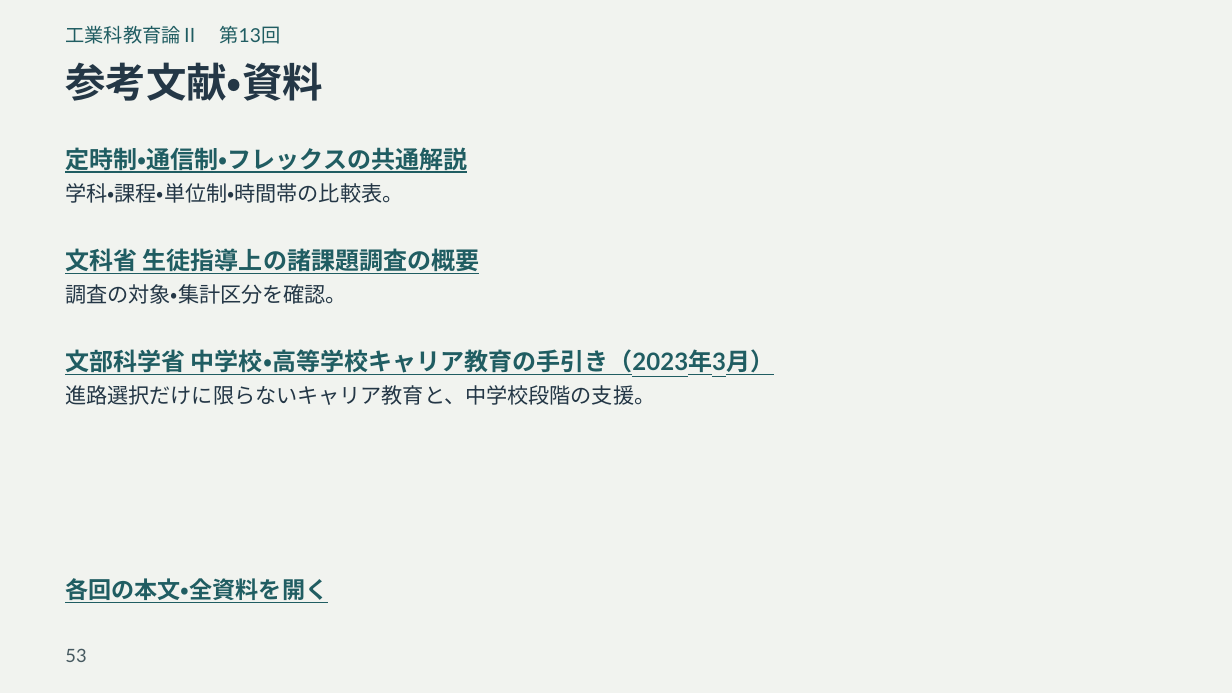
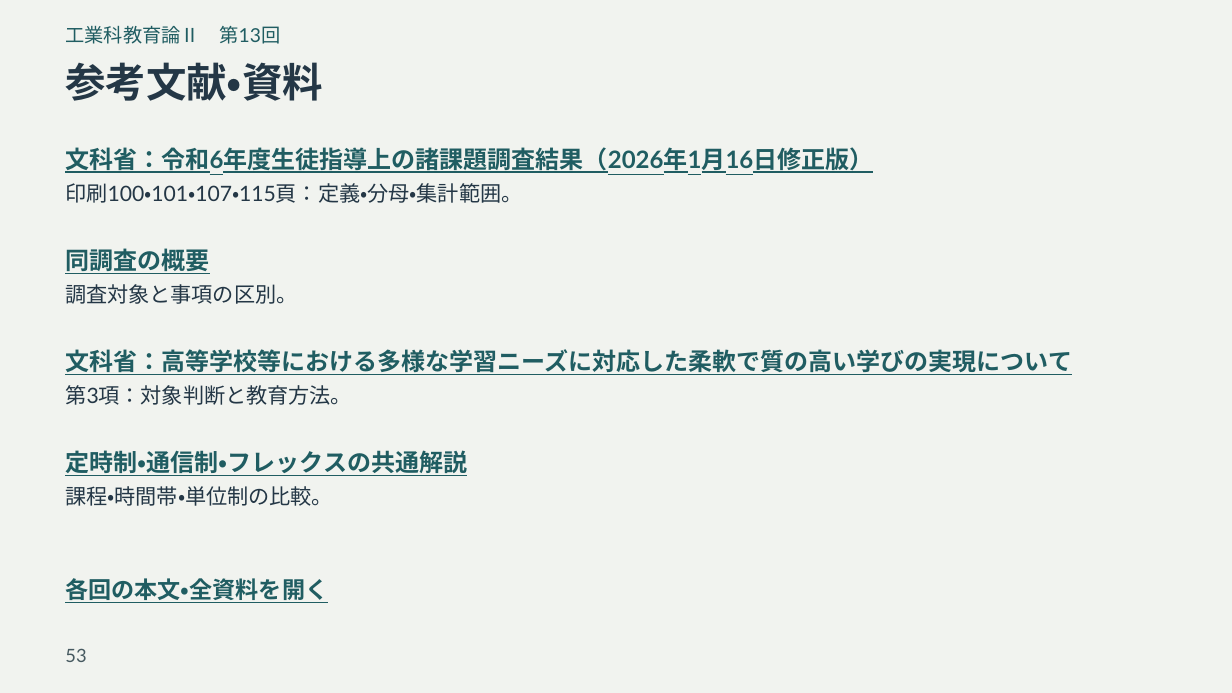
Before and after one commit to zooc-14calbp/industrial-education-ii, a slide deck: slide 53 of reorganized/20261105/expanded/slides.pptx. Drawn at 1232x693 pixels with LibreOffice and Linux fonts; fonts in the diff are those of the drawing. Boxes give left, top, right and bottom in pixels: in the first picture for what was removed or moved away, otherwise in the second. Text is boxed around its words. In the diff, an @@ line names an element or a change of style, - is before the commit and + after.

```diff
--- a/reorganized/20261105/expanded/slides.pptx
+++ b/reorganized/20261105/expanded/slides.pptx
@@ text at bbox=[65, 147, 873, 175]: text changed @@
-定時制・通信制・フレックスの共通解説
+文科省：令和6年度生徒指導上の諸課題調査結果（2026年1月16日修正版）
@@ text at bbox=[65, 183, 522, 203]: text changed @@
-学科・課程・単位制・時間帯の比較表。
+印刷100・101・107・115頁：定義・分母・集計範囲。
@@ text at bbox=[65, 248, 209, 274]: text changed @@
-文科省 生徒指導上の諸課題調査の概要
+同調査の概要
@@ text at bbox=[65, 284, 297, 304]: text changed @@
-調査の対象・集計区分を確認。
+調査対象と事項の区別。
@@ text at bbox=[65, 349, 1072, 375]: text changed @@
-文部科学省 中学校・高等学校キャリア教育の手引き（2023年3月）
+文科省：高等学校等における多様な学習ニーズに対応した柔軟で質の高い学びの実現について
@@ text at bbox=[65, 385, 352, 405]: text changed @@
-進路選択だけに限らないキャリア教育と、中学校段階の支援。
+第3項：対象判断と教育方法。
@@ text added at bbox=[65, 450, 467, 476], 18.8 pt, text #205D62, bold, underline @@
+定時制・通信制・フレックスの共通解説
@@ text added at bbox=[65, 486, 333, 506], 16.5 pt, text #243746 @@
+課程・時間帯・単位制の比較。
```
Also in this commit, not shown: 48 other slides changed, 13 other files.
